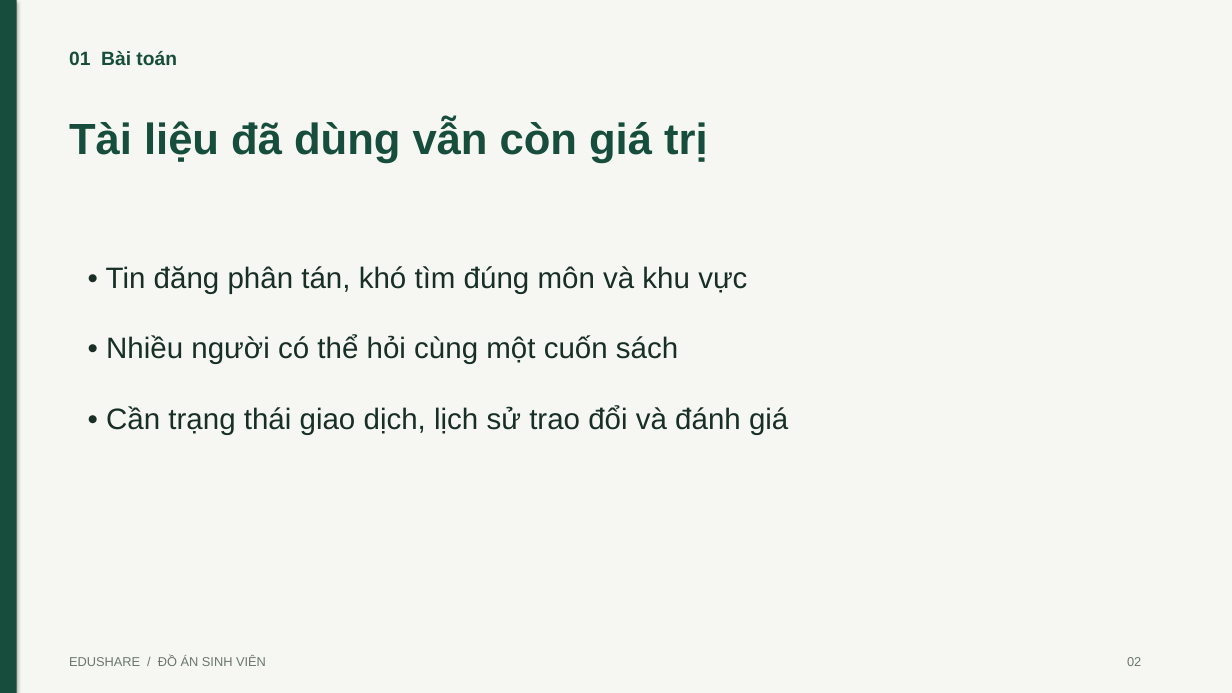
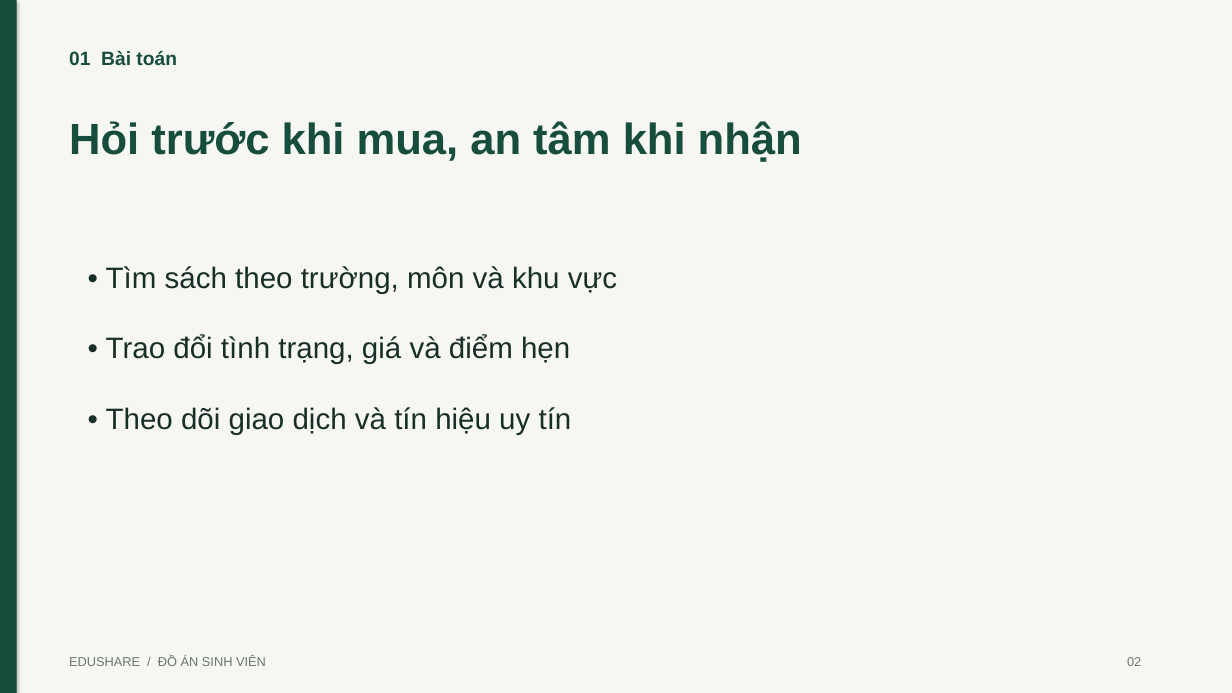
Before and after one commit to TanTai08/AppEduShare, a slide deck: slide 2 of docs/EduShare_Thuyet_Trinh.pptx. Drawn at 1232x693 pixels with LibreOffice and Linux fonts; fonts in the diff are those of the drawing. Boxes give left, top, right and bottom in pixels: in the first picture for what was removed or moved away, otherwise in the second. Text is boxed around its words. In the diff, an @@ line names an element or a change of style, - is before the commit and + after.

```diff
--- a/docs/EduShare_Thuyet_Trinh.pptx
+++ b/docs/EduShare_Thuyet_Trinh.pptx
@@ text at box(69, 121, 802, 162): text changed @@
-Tài liệu đã dùng vẫn còn giá trị
+Hỏi trước khi mua, an tâm khi nhận
@@ text at box(106, 266, 617, 435): text changed @@
-• Tin đăng phân tán, khó tìm đúng môn và khu vực
-• Nhiều người có thể hỏi cùng một cuốn sách
-• Cần trạng thái giao dịch, lịch sử trao đổi và đánh giá
+• Tìm sách theo trường, môn và khu vực
+• Trao đổi tình trạng, giá và điểm hẹn
+• Theo dõi giao dịch và tín hiệu uy tín
```
Also in this commit, not shown: 11 other slides changed, 49 other files.
